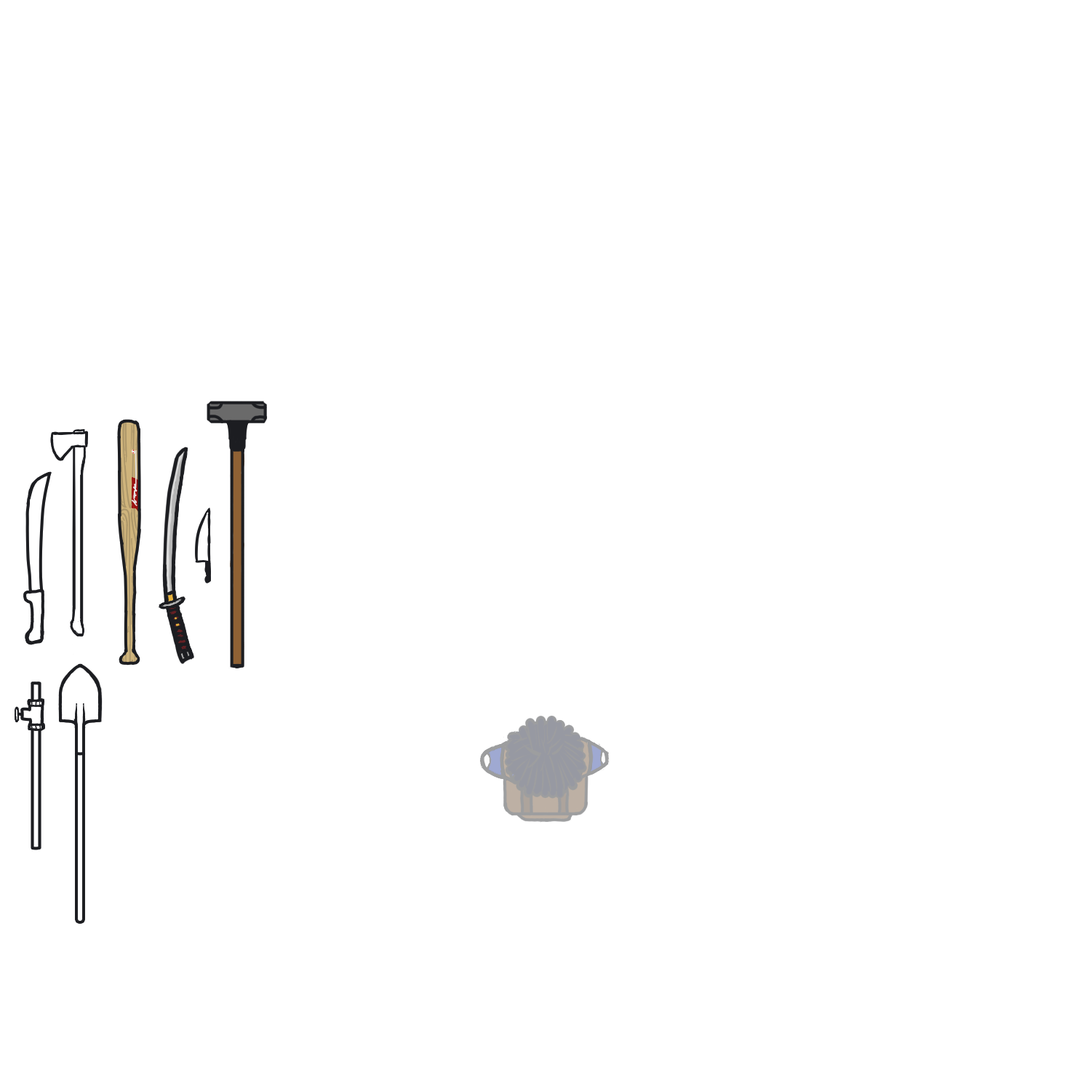
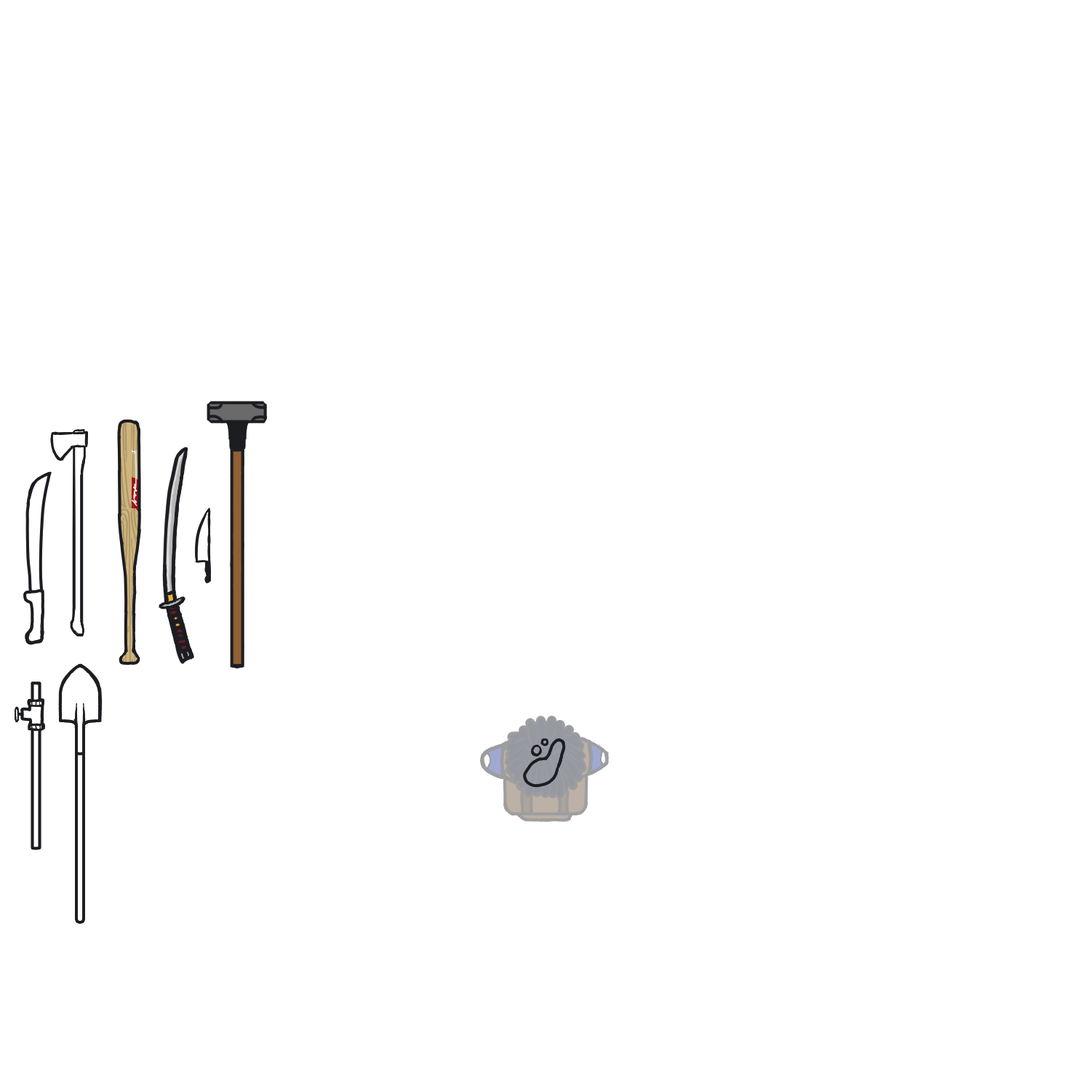
Layer changes from the first 1091 x 1091 image to the second:
painted on "Paint Layer 30" over left=523, top=738, right=567, bottom=789
painted on "Pipe" over left=523, top=738, right=567, bottom=789
